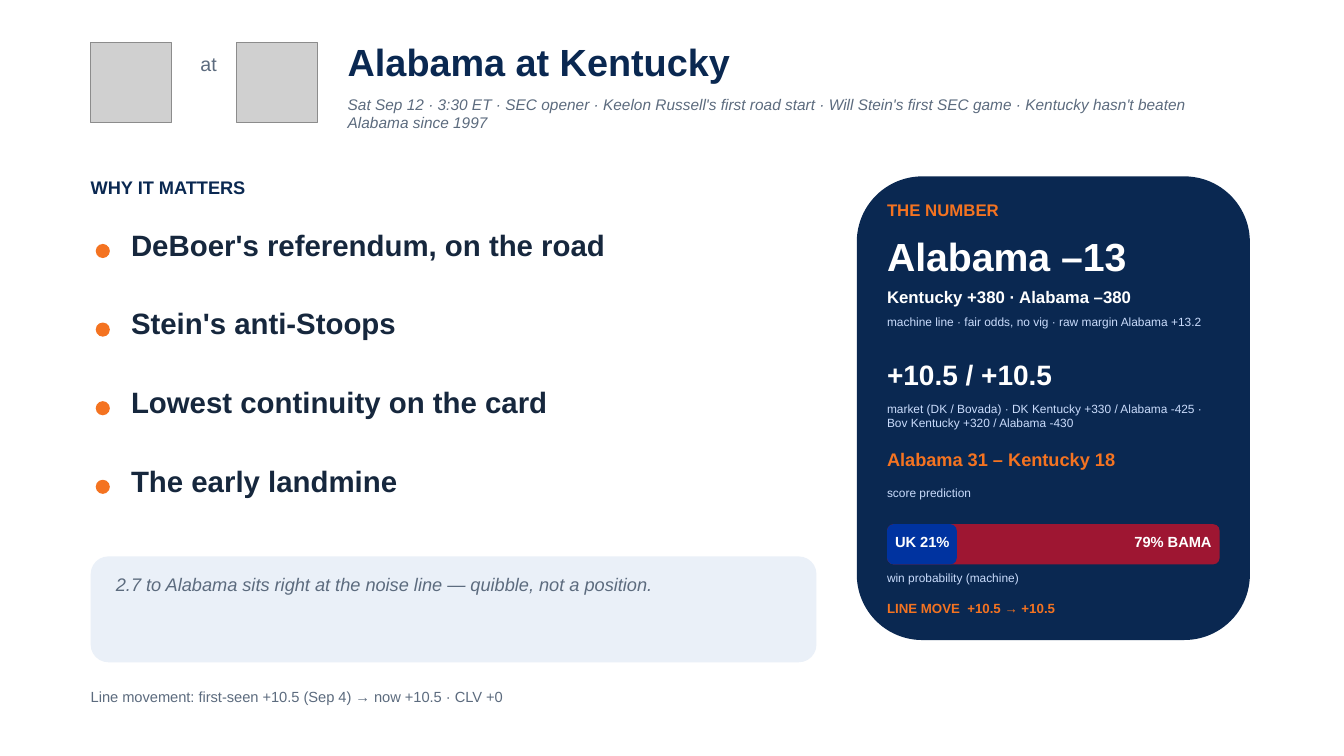
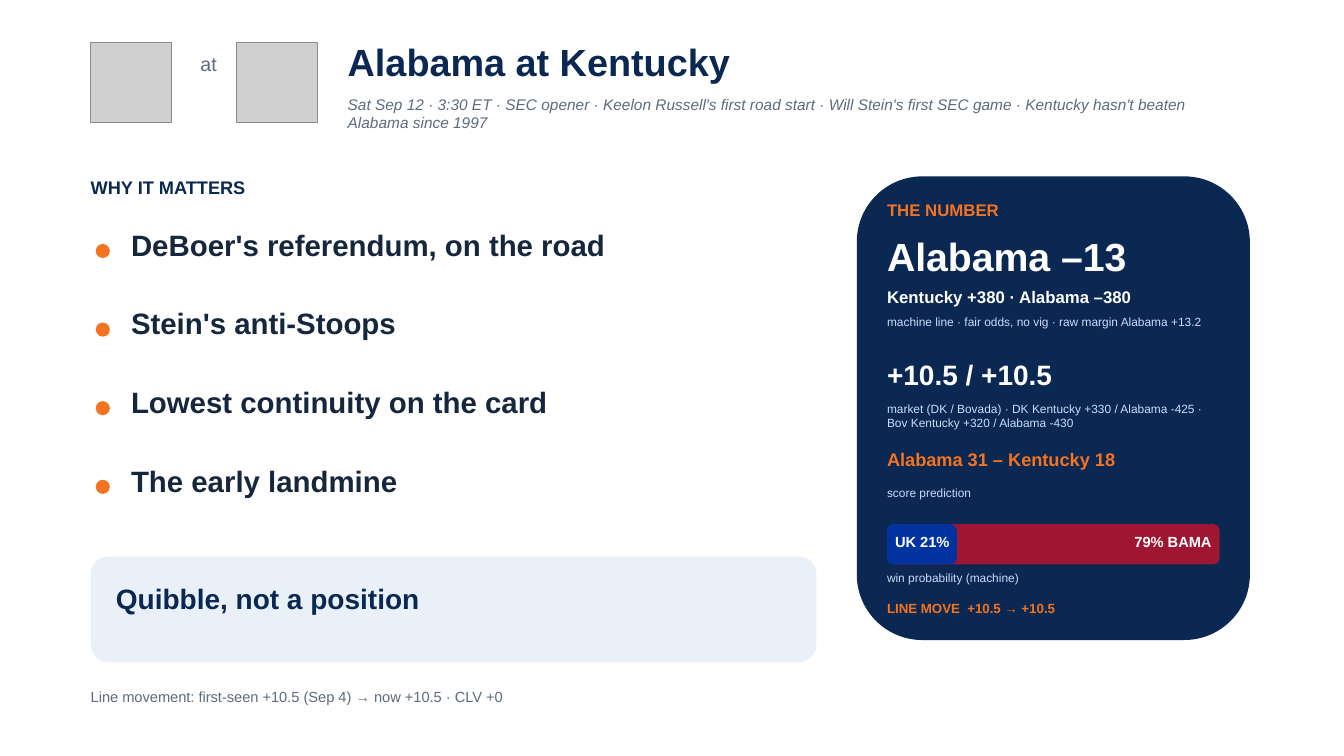
Before and after one commit to lucasalvarezflorida-lab/ncaa-fbs-analytics, a slide deck: slide 15 of decks/2026_Week2_Episode3.pptx. Drawn at 1344x756 pixels with LibreOffice and Linux fonts; fonts in the diff are those of the drawing; grey boxes stand for pictures. Boxes give left, top, right and bottom in pixels: in the first picture for what was removed or moved away, otherwise in the second. Text is boxed around its words. In the diff, an @@ line names an element or a change of style, - is before the commit and + after.

```diff
--- a/decks/2026_Week2_Episode3.pptx
+++ b/decks/2026_Week2_Episode3.pptx
@@ text at [116, 588, 419, 614]: text changed; size 13 to 20 pt; text colour #5C6B7E to #0A2851; bold on; italic off @@
-2.7 to Alabama sits right at the noise line — quibble, not a position.
+Quibble, not a position
```
Also in this commit, not shown: 4 other slides changed, 1 other file.
